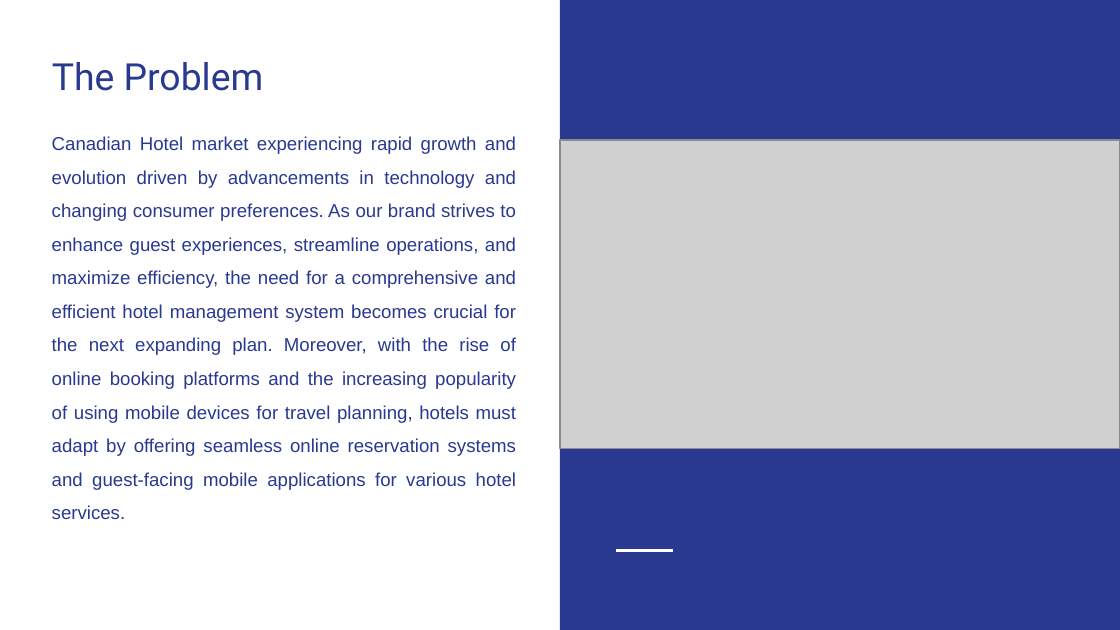
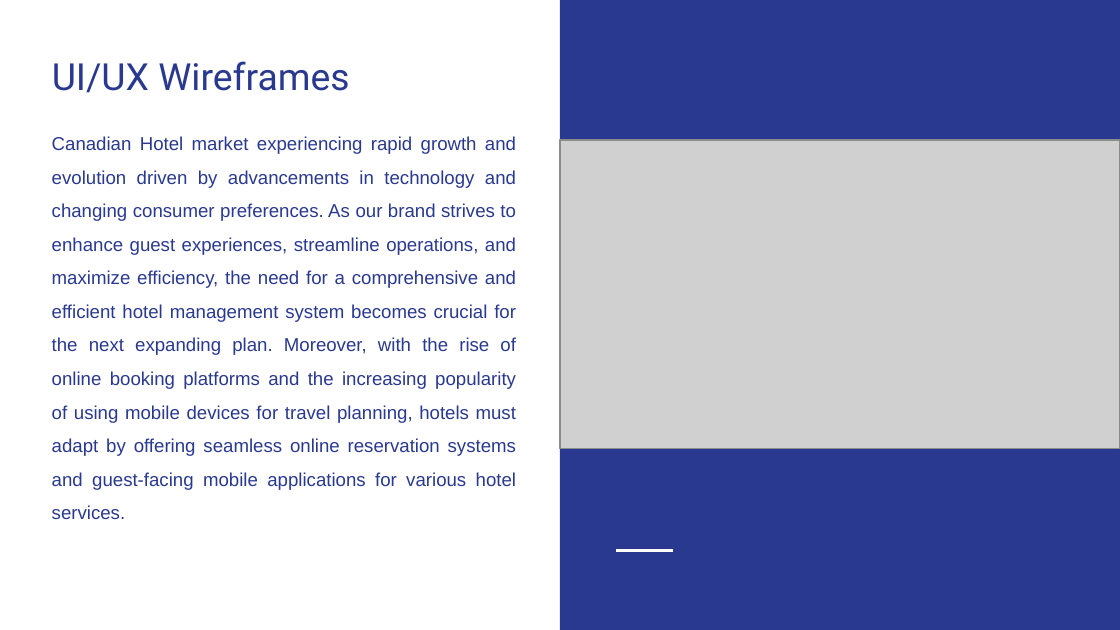
Before and after one commit to yfeng445/NEU, a slide deck: slide 5 of 1/INFO 5100/Asmts/Group Assignment 1/Deliverables/Presentation.pptx (slide 4 before the commit). Drawn at 1120x630 pixels with LibreOffice and Linux fonts; fonts in the diff are those of the drawing; grey boxes stand for pictures. Boxes give left, top, right and bottom in pixels: in the first picture for what was removed or moved away, otherwise in the second. Text is boxed around its words. In the diff, an @@ line names an element or a change of style, - is before the commit and + after.

```diff
--- a/1/INFO 5100/Asmts/Group Assignment 1/Deliverables/Presentation.pptx
+++ b/1/INFO 5100/Asmts/Group Assignment 1/Deliverables/Presentation.pptx
@@ text at [52, 61, 349, 93]: text changed @@
-The Problem
+UI/UX Wireframes
```
Also in this commit, not shown: 2 other slides changed, 8 slides added, 4 slides removed, 1 other file.
